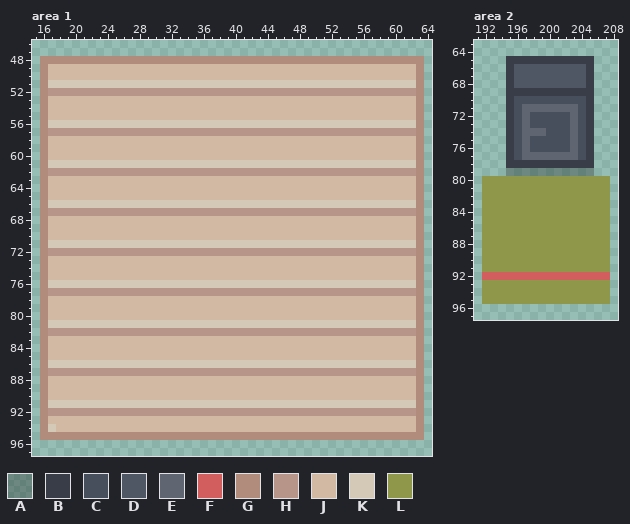
One commit to this pixel-art file: src/_assets/tilesets.aseprite. That is the earlier state.
240x240 pixels, 1 frame. Colours within 5 levels of each other are drawn and written as one. Shown: area 1: x 15..64, y 46..97; area 2: x 191..208, y 63..97. The commit also changed other parts of the picture, which this record leaves out.
Palette (. is transparent): A #00000048  B #383d48  C #474f5d  D #505764  E #5f6672  F #d25e5e  G #b18c7d  H #b79689  J #d1b9a3  K #d4c8b6  L #8f974a
The result:
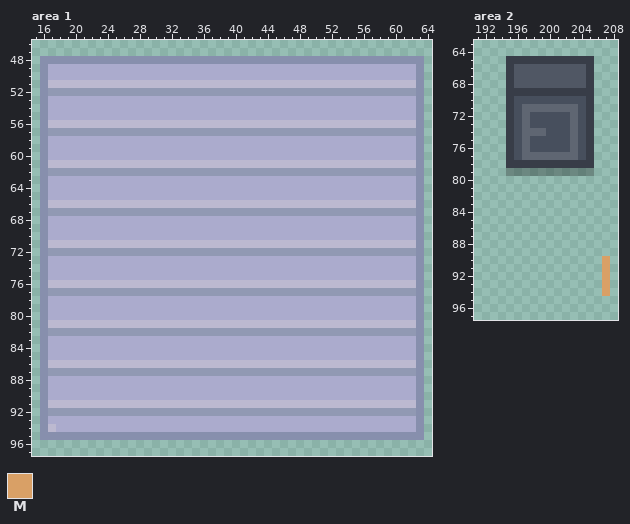
Colours new in this view: M #d9a066
Edits made:
Colour G changes from #b18c7d to #878fad.
Colour H changes from #b79689 to #9199b3.
Colour J changes from #d1b9a3 to #ababcd.
Colour K changes from #d4c8b6 to #bcb9d0.
Area 2, layer "Layer 1":
The author changed colour F to colour M in row 92 at x 207.
The author changed colour L to colour M in rows 90 to 91 at x 207; in rows 93 to 94 at x 207.
The author cleared colour F in row 92 at x 192 to 206.
The author cleared colour L in rows 80 to 89 at x 192 to 207; in rows 90 to 91 at x 192 to 206; in rows 93 to 94 at x 192 to 206; in row 95 at x 192 to 207.
Where, in picture pixels (left, top, right, bottom), the same in both pictures:
changed: (40, 56, 424, 440)
changed: (482, 176, 610, 304)
